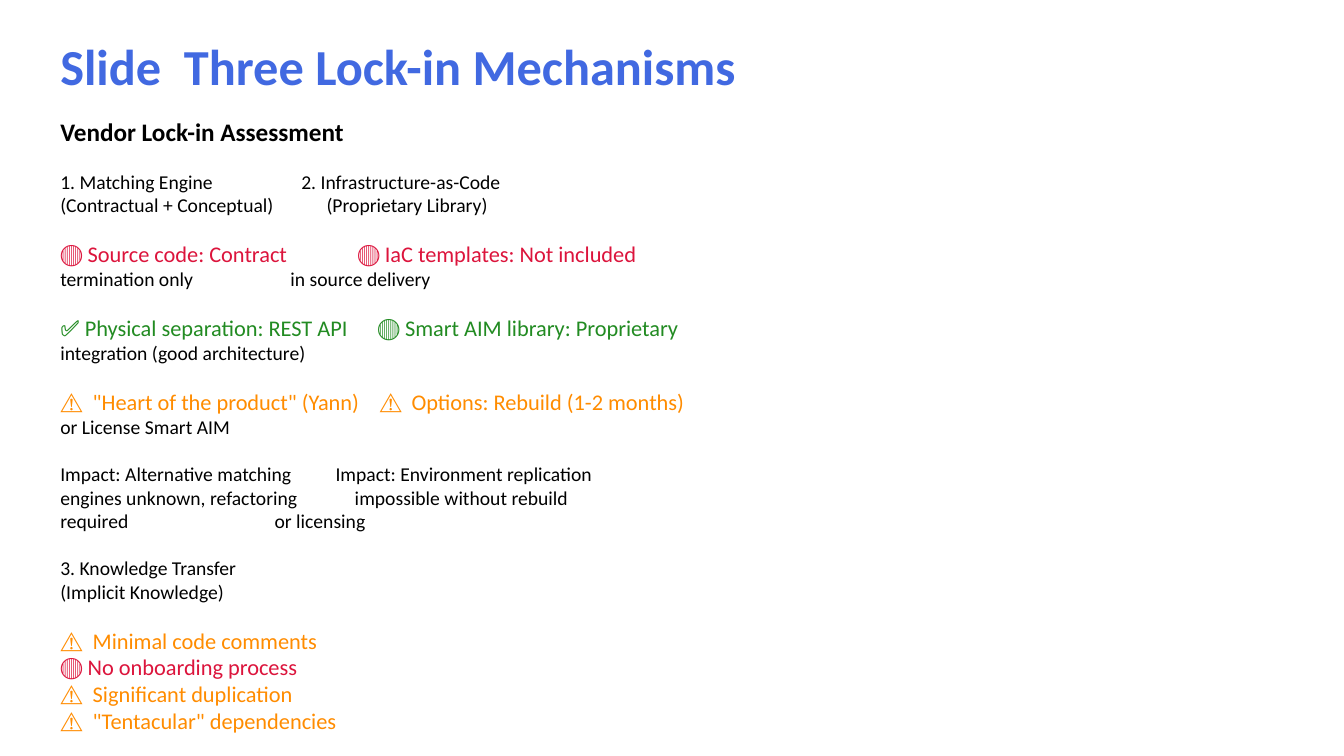
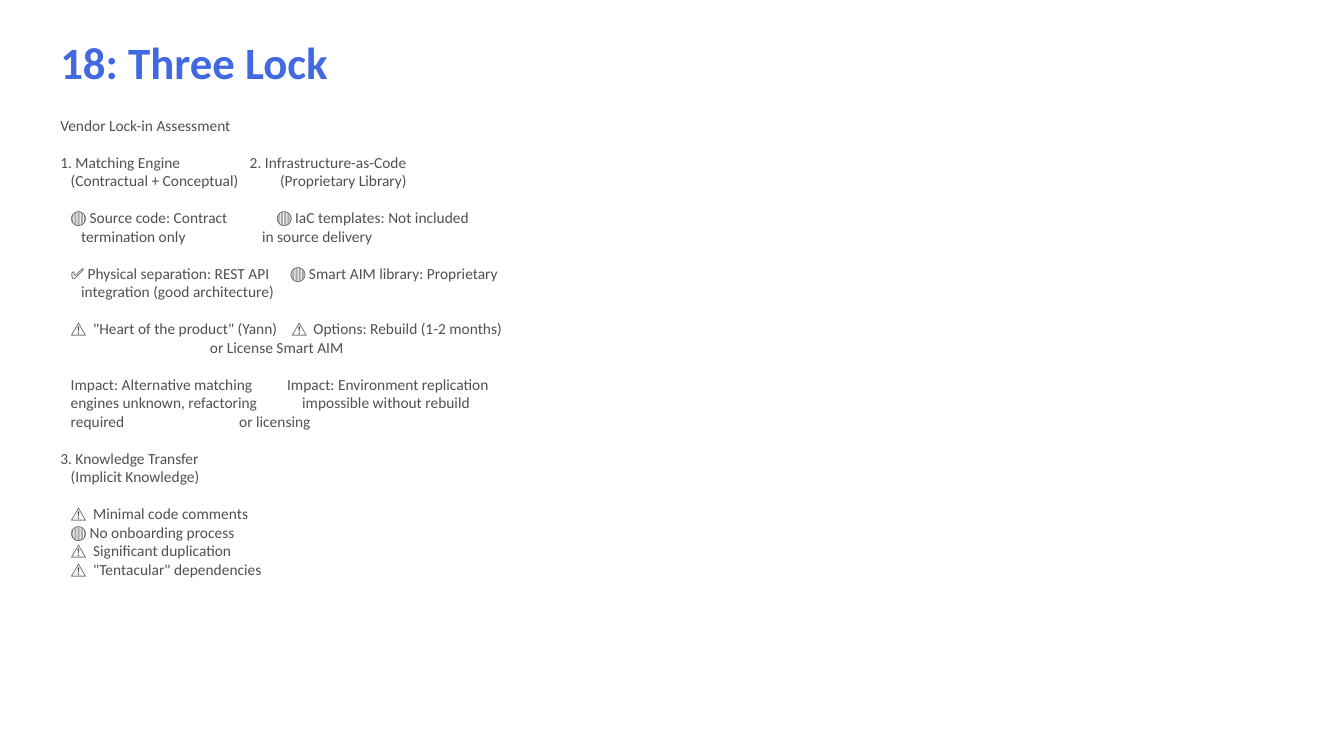
Before and after one commit to elbabass/audit_cisac, a slide deck: slide 2 of docs/deliverables/first-restitution-2025-11-24/powerpoint/part5-vendor-lock-in.pptx. Drawn at 1344x756 pixels with LibreOffice and Linux fonts; fonts in the diff are those of the drawing. Boxes give left, top, right and bottom in pixels: in the first picture for what was removed or moved away, otherwise in the second. Text is boxed around its words. In the diff, an @@ line names an element or a change of style, - is before the commit and + after.

```diff
--- a/docs/deliverables/first-restitution-2025-11-24/powerpoint/part5-vendor-lock-in.pptx
+++ b/docs/deliverables/first-restitution-2025-11-24/powerpoint/part5-vendor-lock-in.pptx
@@ text at [60,47,328,80]: text changed; size 36 to 32 pt @@
-Slide Three Lock-in Mechanisms
+18: Three Lock
@@ text at [60,120,501,578]: paragraphs removed @@
-Impact: Vendor switch viability
-UNKNOWN (highest risk)
@@ text "Vendor Lock-in Assessment" at [60,120,501,578]: size 18 to 11 pt, bold off in "Vendor Lock-in Assessment"; text colour #000000 to #505050 in "Vendor Lock-in Assessment", "1. Matching Engine 2. Infrastructure-as-Code", "(Contractual + Conceptual) (Proprietary Library)", "termination only in source delivery" and 7 more places; size 14 to 11 pt in "1. Matching Engine 2. Infrastructure-as-Code", "(Contractual + Conceptual) (Proprietary Library)", "termination only in source delivery", "integration (good architecture)" and 6 more places; size 16 to 11 pt in "🔴 Source code: Contract 🔴 IaC templates: ...", "✅ Physical separation: REST API 🔴 Smart ...", "⚠️ "Heart of the product" (Yann) ⚠️ ...", "⚠️ Minimal code comments" and 3 more places; text colour #DC143C to #505050 in "🔴 Source code: Contract 🔴 IaC templates: ...", "🔴 No onboarding process"; text colour #228B22 to #505050 in "✅ Physical separation: REST API 🔴 Smart ..."; text colour #FF8C00 to #505050 in "⚠️ "Heart of the product" (Yann) ⚠️ ...", "⚠️ Minimal code comments", "⚠️ Significant duplication", "⚠️ "Tentacular" dependencies" @@
```
Also in this commit, not shown: 4 other slides changed, 3 other files.
